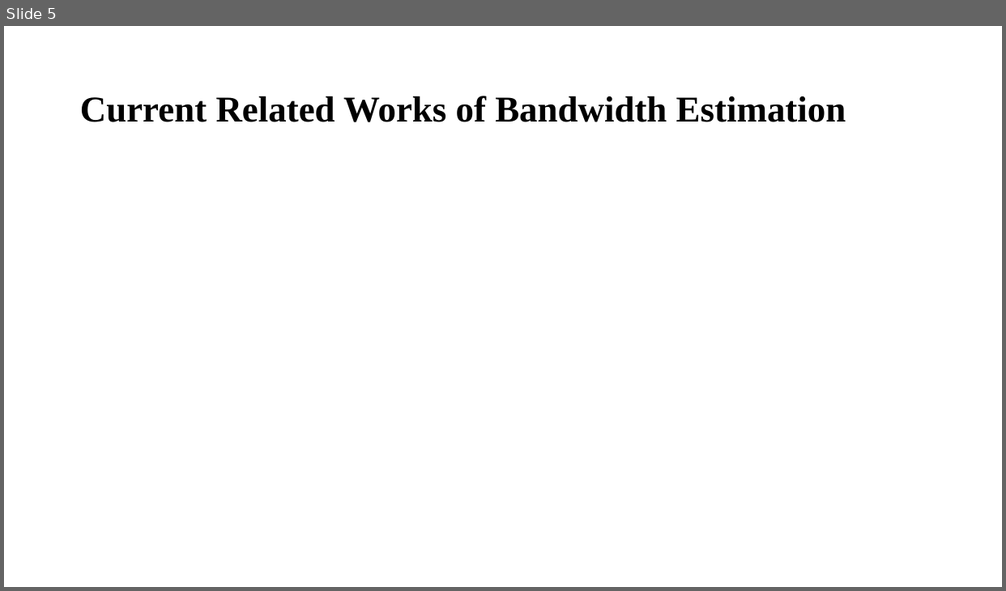
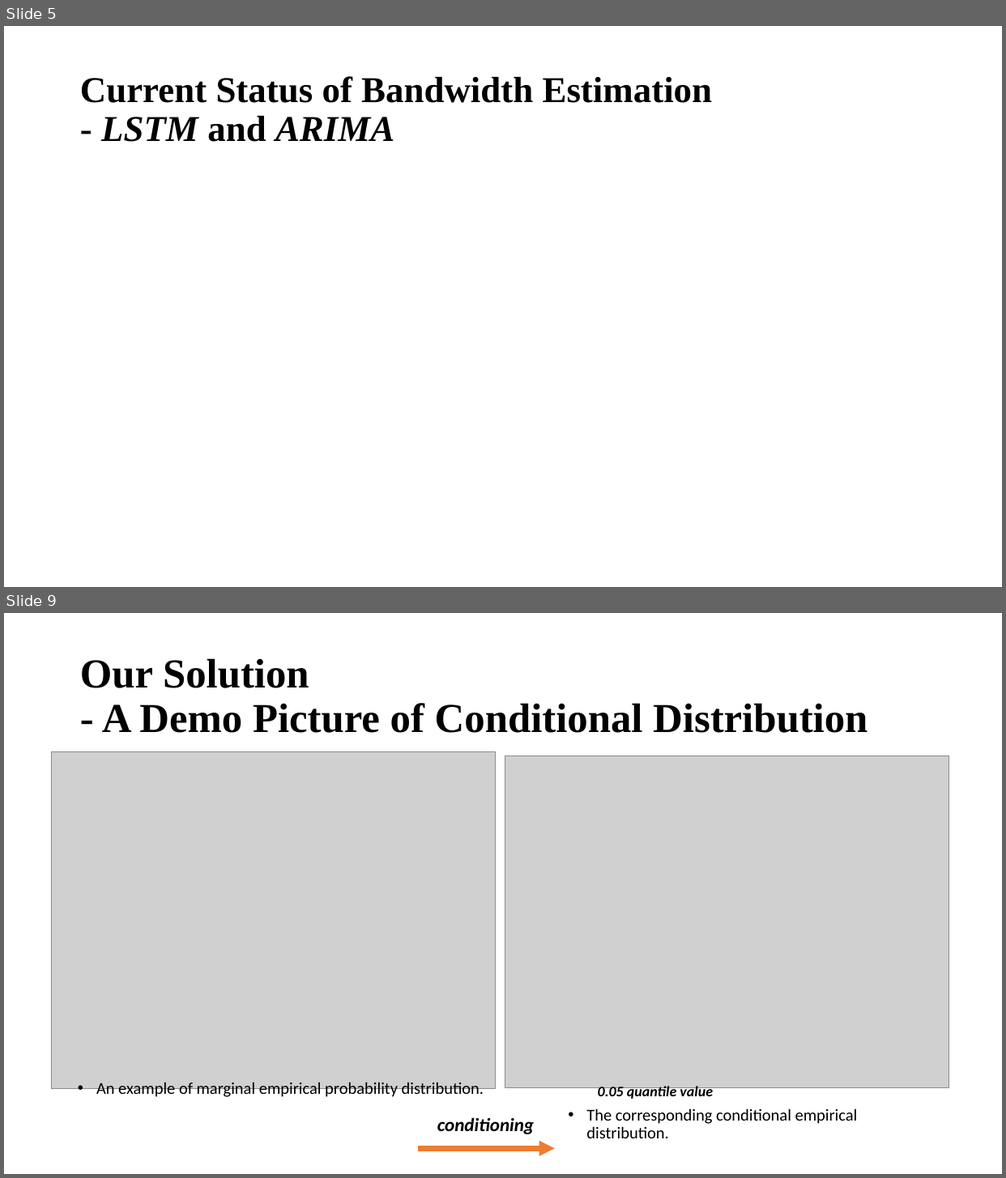
Before and after one commit to williamzheng0711/online-cdf-streaming, a slide deck: ESTR4999_Notes/ESTR4999_Presentation.pptx. Shown one above the other, each under a label of ours: slide 5 before the commit, slides 5 and 9 after it; the slides between them are not shown. The pictures are 1006x591 and 1006x1178 pixels, drawn with LibreOffice and Linux fonts; fonts in the diff are those of the drawing; grey boxes stand for pictures. Boxes give left, top, right and bottom in pixels: in the first picture for what was removed or moved away, otherwise in the second. Text is boxed around its words. In the diff, an @@ line names an element or a change of style, - is before the commit and + after.

```diff
--- a/ESTR4999_Notes/ESTR4999_Presentation.pptx
+++ b/ESTR4999_Notes/ESTR4999_Presentation.pptx
@@ slide 9 added at [4, 613, 1002, 1174], background #FFFFFF @@
@@ title added at [80, 658, 867, 733], 39.6 pt, text #000000, bold @@
+Our Solution
+- A Demo Picture of Conditional Distribution
@@ picture added at [51, 752, 495, 1089] @@
@@ picture added at [505, 756, 948, 1088] @@
@@ text added at [96, 1082, 484, 1099], 16 pt, text #000000 @@
+• An example of marginal empirical probability distribution.
@@ text added at [598, 1086, 713, 1101], 14 pt, text #000000, bold, italic @@
+0.05 quantile value
@@ text added at [437, 1118, 534, 1135], 18 pt, text #000000, bold, italic @@
+conditioning
@@ text added at [586, 1109, 858, 1139], 16 pt, text #000000 @@
+• The corresponding conditional empirical distribution.
@@ arrow added from (418, 1149) to (555, 1149), #ED7D31 5 pt @@
@@ slide 5 changed as well @@
@@ title at [80, 76, 713, 142]: text changed @@
-Current Related Works of Bandwidth Estimation
+Current Status of Bandwidth Estimation
+- LSTM and ARIMA
```
Also in this commit, not shown: 5 other slides changed, 9 other slides added, 2 slides removed, 4 other files.
